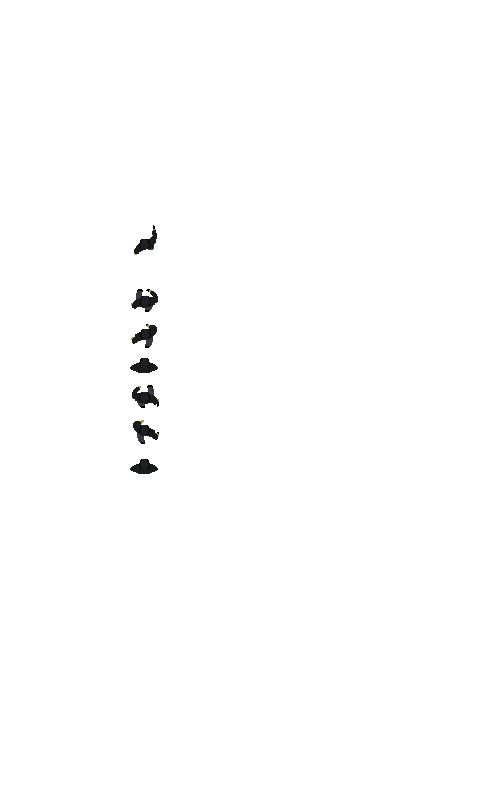
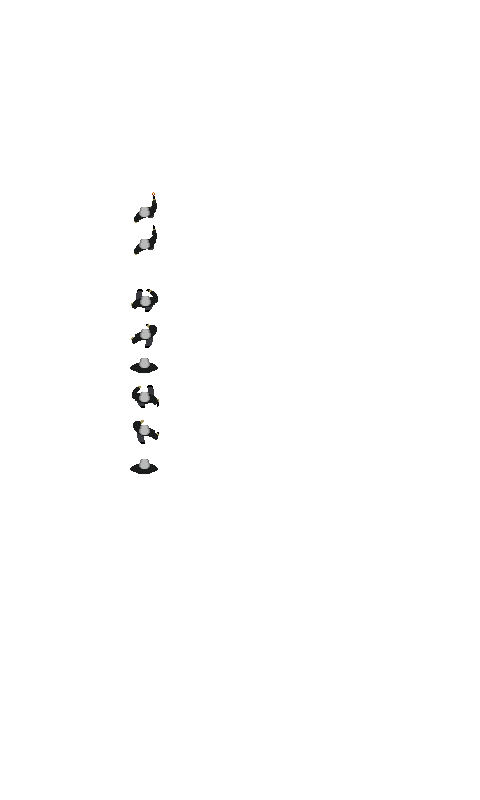
Comparing the layer stacks of the two 480 × 800 images. Changes:
painted on "Calque 1 copie 6" over 139, 459, 150, 469
painted on "Calque 1 copie 5" over 139, 425, 150, 435
painted on "Calque 1" over 139, 392, 150, 402
painted on "Calque 1 copie" over 139, 358, 150, 368
painted on "Calque 1 copie 2" over 140, 329, 151, 339
painted on "Calque 1 copie 3" over 140, 296, 151, 306
added group "1" (2nd of 2, in "shoot") with 6 layers in group "shoot" over 139, 239, 150, 249
moved "Calque 1 copie 4" (1st of 2, in "shoot" › "1") into group "1", painted on it over 139, 239, 150, 249
moved "Calque 10" (1st of 2, in "shoot" › "1") into group "1" over 139, 239, 150, 249
moved "Calque 6" (5th of 6, in "shoot" › "1") into group "1" over 139, 239, 150, 249
moved "Calque 5" (5th of 6, in "shoot" › "1") into group "1" over 146, 239, 150, 249
added group "2" (2nd of 2, in "shoot") with 9 layers in group "shoot" over 134, 192, 157, 223
added layer "Calque 13" (10%) in group "2" over 141, 195, 156, 209
added layer "Calque 1 copie 4" (2nd of 2, in "shoot" › "2") in group "2" over 139, 207, 150, 217
added layer "Calque 10" (2nd of 2, in "shoot" › "2") in group "2" over 134, 200, 157, 222
added layer "Calque 6" (6th of 6, in "shoot" › "2") in group "2" over 134, 199, 156, 223
added layer "Calque 5" (6th of 6, in "shoot" › "2") in group "2" over 146, 207, 154, 218
